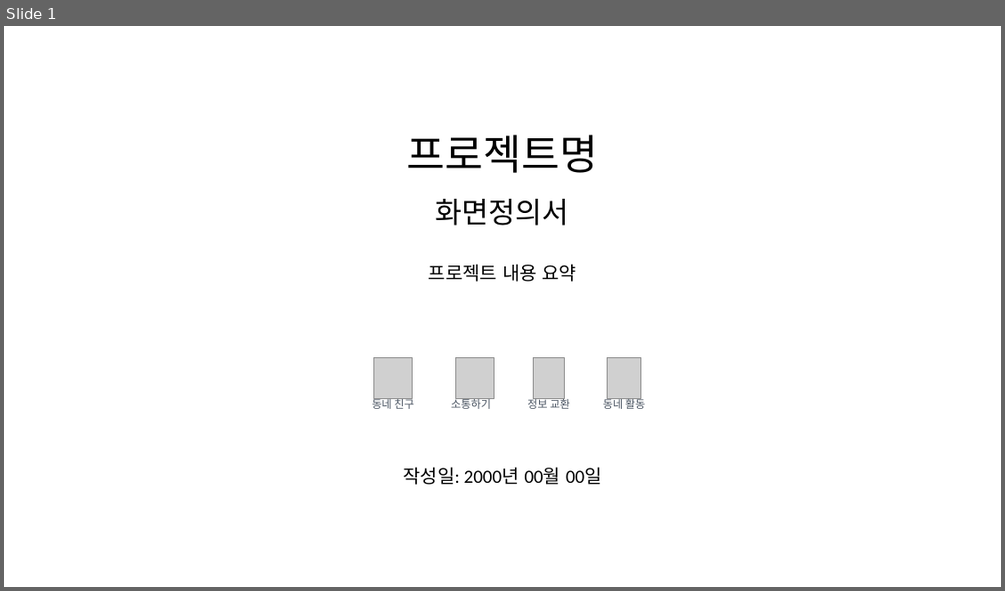
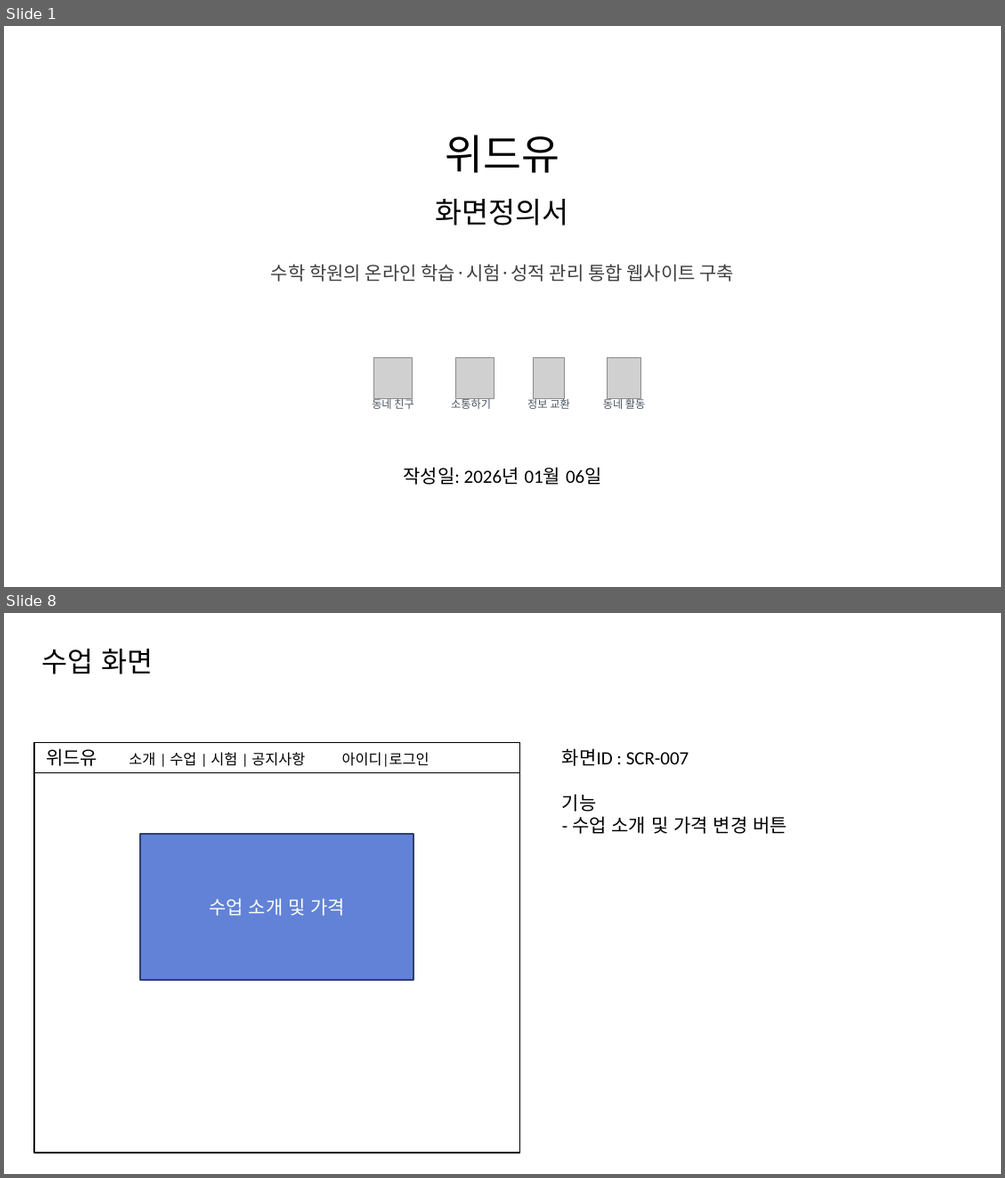
Before and after one commit to wjdgkr3386/withyou, a slide deck: docs/4_화면정의서/화면정의서.pptx. Shown one above the other, each under a label of ours: slide 1 before the commit, slides 1 and 8 after it; the slides between them are not shown. The pictures are 1005x591 and 1005x1178 pixels, drawn with LibreOffice and Linux fonts; fonts in the diff are those of the drawing; grey boxes stand for pictures. Boxes give left, top, right and bottom in pixels: in the first picture for what was removed or moved away, otherwise in the second. Text is boxed around its words. In the diff, an @@ line names an element or a change of style, - is before the commit and + after.

Commit message:
화면정의서 중간커밋

```diff
--- a/docs/4_화면정의서/화면정의서.pptx
+++ b/docs/4_화면정의서/화면정의서.pptx
@@ slide 8 added at box(4, 613, 1001, 1174), background #FFFFFF @@
@@ text added at box(41, 649, 153, 674), 27 pt, text #000000 @@
+수업 화면
@@ rectangle added at box(34, 742, 520, 1153), fill #FFFFFF, outline #000000 1.5 pt @@
@@ rectangle added at box(34, 742, 520, 772), outline #000000 0.75 pt, 14 pt, text #000000 @@
+위드유 소개 | 수업 | 시험 | 공지사항 아이디|로그인
@@ text added at box(562, 748, 787, 834), 18 pt, text #000000 @@
+화면ID : SCR-007
+기능
+- 수업 소개 및 가격 변경 버튼
@@ rectangle added at box(141, 834, 414, 980), fill #6182D6, outline #30416A 1.5 pt, 18 pt, text #FFFFFF @@
+수업 소개 및 가격
@@ slide 1 changed as well @@
@@ text at box(445, 135, 560, 173): text changed @@
-프로젝트명
+위드유
@@ text at box(271, 264, 734, 281): text changed; font Calibri to Noto Sans CJK KR; text colour #000000 to #404040 @@
-프로젝트 내용 요약
+수학 학원의 온라인 학습·시험·성적 관리 통합 웹사이트 구축
@@ text at box(403, 467, 602, 484): text changed @@
-작성일: 2000년 00월 00일
+작성일: 2026년 01월 06일
```
Also in this commit, not shown: 7 other slides added, 1 slide removed.
